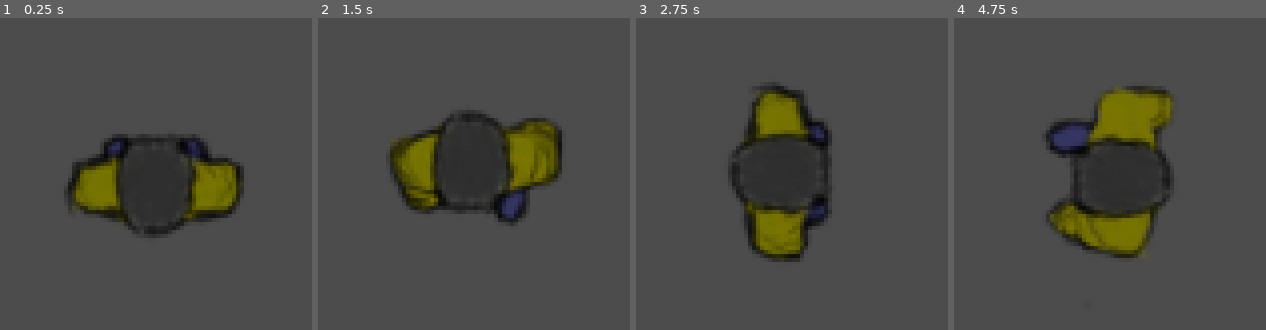
Above: before the commit, frames 1-4 (left to right).
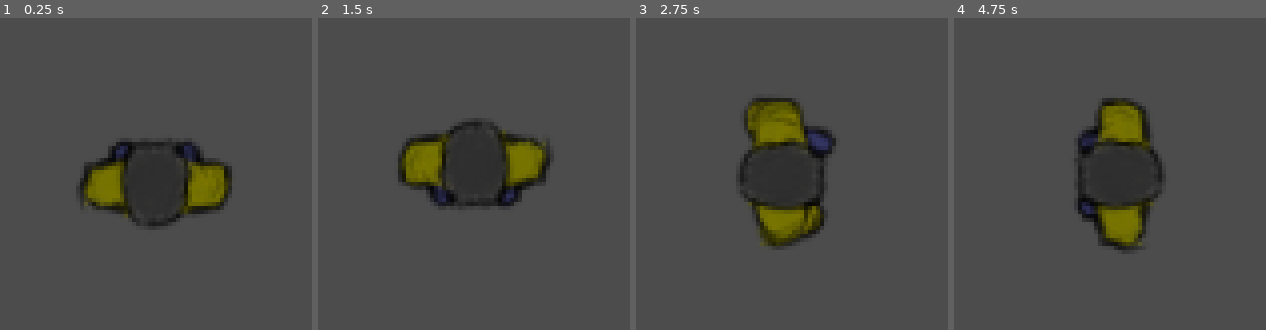
Above: after the commit, the same moments.

Repository: MilanVasko/ludum-dare-50
Game: Godot game, scene res://player/player.tscn
The game is run twice, just before and just after one commit, with the same random seed, the same clock (stepped at 60 frames per second) and the same inputs. This scene is started directly instead of the project's main scene.
Inputs:
- Up to frame 1 (0.25 s): no input
- Up to frame 2 (1.5 s): tap Enter at 0.5 s; hold D (right) 0.53-1.28 s; hold Shift (run) 0.53-1.28 s; hold S (down) from 1.28 s (still down); tap E (use) at 1.35 s
- Up to frame 3 (2.75 s): release S (down) at 2.03 s; hold D (right) from 2.03 s (still down); hold Shift (run) from 2.03 s (still down)
- Up to frame 4 (4.75 s): release D (right) at 2.78 s; release Shift (run) at 2.78 s; hold W (up) 2.78-3.53 s; tap E (use) at 2.85, 4.35 s; tap Space at 3.5 s; hold Shift (run) 3.53-4.28 s; hold A (left) from 3.53 s (still down)

The runs differ from the first frame. In frame 1, 6.3% of the frame differs, in the area x 20-79%, y 37-71%; in frame 2, 7.1%; in frame 3, 6.5%; in frame 4, 8.9%, in the area x 29-71%, y 21-77%.

Commit message:
Balancing effort

Diff:
--- a/global/global.gd
+++ b/global/global.gd
@@ -1,13 +1,14 @@
 extends Node
 
-const WALKING_SPEED := 200.0
-const RUNNING_SPEED := 350.0
+const WALKING_SPEED := 300.0
+const RUNNING_SPEED := 500.0
 const COLDNESS_FILL_PER_SECOND := 0.025
 const COLDNESS_HEALTH_DECAY_PER_SECOND := 0.005
 const HUNGER_FILL_PER_SECOND := 0.015
 const HUNGER_HEALTH_DECAY_PER_SECOND := 0.0025
 const STAMINA_REPLENISH_PER_SECOND := 0.1
 const STAMINA_DECAY_PER_SECOND := 0.2
+const STAMINA_USABLE_AGAIN_THRESHOLD := 0.2
 const GOOD_STATE_HEALTH_BONUS_PER_SECOND := 0.05
 const BUILDING_WARMTH_PER_SECOND := 0.15
 const FIRE_WARMTH_PER_SECOND := 0.15
@@ -15,7 +16,7 @@
 const FOOD_SPAWN_CHANCE := 0.3
 
 const ENEMY_ROTATION_SPEED := 1
-const ENEMY_DETECTION_PROGRESS_PER_SECOND := 0.5
+const ENEMY_DETECTION_PROGRESS_PER_SECOND := 1.5
 const ENEMY_DETECTION_COOLDOWN_PER_SECOND := 0.2
 const ENEMY_PATROL_PAUSE := 3.0
 
--- a/player/player.gd
+++ b/player/player.gd
@@ -65,9 +65,10 @@
 		stamina = max(stamina - Global.STAMINA_DECAY_PER_SECOND * delta, 0.0)
 	else:
 		stamina += Global.STAMINA_REPLENISH_PER_SECOND * delta
+		if stamina >= Global.STAMINA_USABLE_AGAIN_THRESHOLD:
+			stamina_depleted = false
 		if stamina >= 1.0:
 			stamina = 1.0
-			stamina_depleted = false
 	get_tree().call_group("stamina_subscriber", "_on_stamina_changed", stamina)
 
 func die():
--- a/player/player.tscn
+++ b/player/player.tscn
@@ -40,11 +40,11 @@
 
 [node name="Camera2D" type="Camera2D" parent="."]
 current = true
-zoom = Vector2( 1.5, 1.5 )
+zoom = Vector2( 1.735, 1.735 )
 
 [node name="Sprite" type="AnimatedSprite" parent="."]
 frames = SubResource( 5 )
-frame = 2
+frame = 6
 playing = true
 
 [node name="CollisionShape2D" type="CollisionShape2D" parent="."]
--- a/radio/radio.tscn
+++ b/radio/radio.tscn
@@ -22,7 +22,8 @@
 stream = ExtResource( 3 )
 volume_db = -23.598
 autoplay = true
-max_distance = 790.0
+max_distance = 4957.0
+attenuation = 2.73208
 bus = "RadioStatic"
 
 [node name="HelpLabel" type="Node2D" parent="."]
